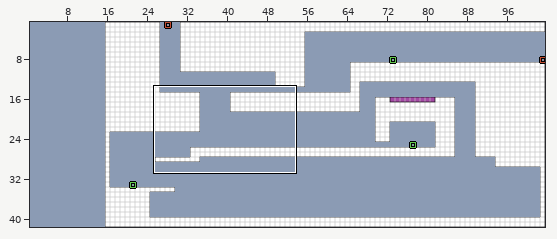
A LDtk project gets an edit: Snorkelkat/Assets/LevelDesign/Prototype3LevelDesign.ldtk. Above, an overview of the earlier version with the close-up marked.
Close-up. Before:
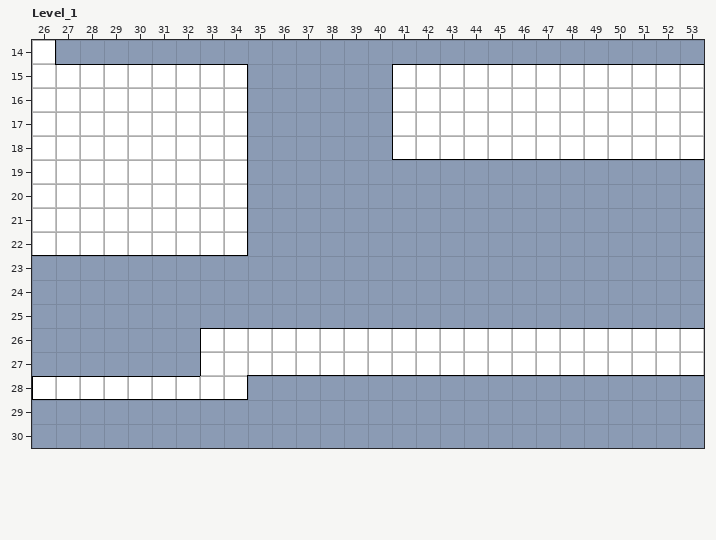
Cells are 16x16 px. Shown: Level_1 x 26..53, y 14..30. The commit also changed other parts of the map, which this record leaves out. The old version is drawn lined up with the new one.
After:
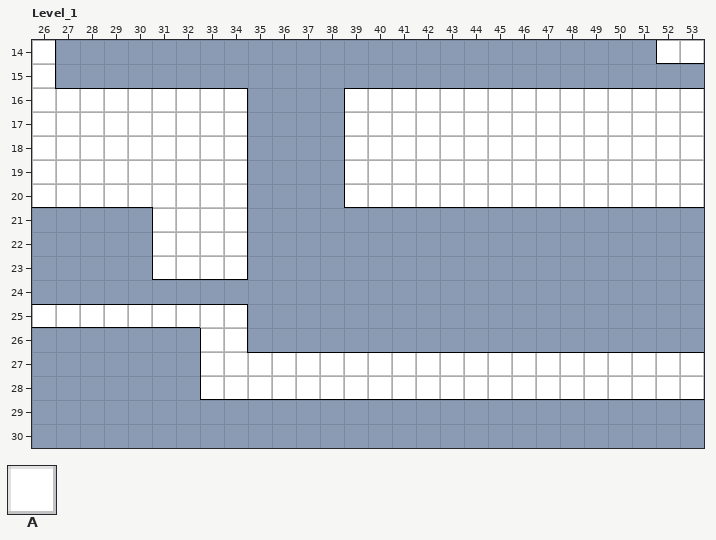
Key: from "Ground": A 1 "normaltile".
_ is an empty cell.
Change:
map size 90x43 -> 105x43 cells (old content now starts at 15,0; both pictures use the new coordinates)
Layer "Ground":
y 14: x 52..53 __ -> AA
y 15: x 27..34 AAAAAAAA -> ________; x 41..53 AAAAAAAAAAAAA -> _____________
y 16..18: x 39..40 __ -> AA
y 19..20: x 39..53 _______________ -> AAAAAAAAAAAAAAA
y 21..22: x 26..30 AAAAA -> _____
y 23: x 31..34 ____ -> AAAA
y 25: x 26..34 _________ -> AAAAAAAAA
y 26: x 35..53 AAAAAAAAAAAAAAAAAAA -> ___________________
y 28: x 26..32 AAAAAAA -> _______; x 35..53 ___________________ -> AAAAAAAAAAAAAAAAAAA
